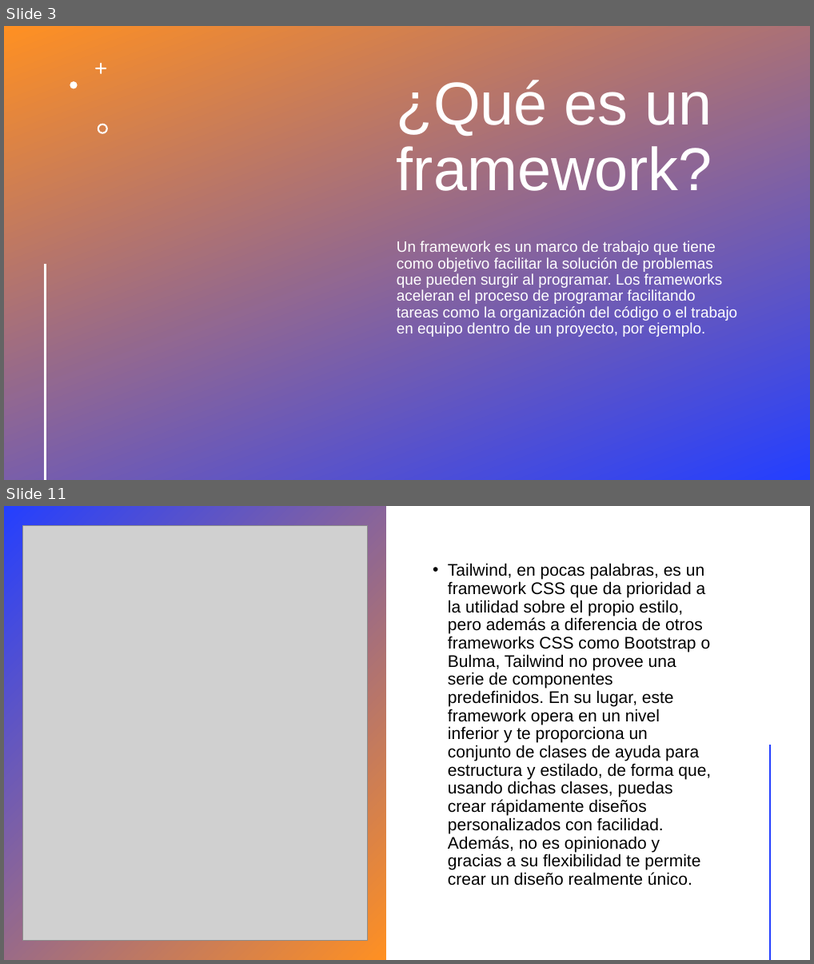
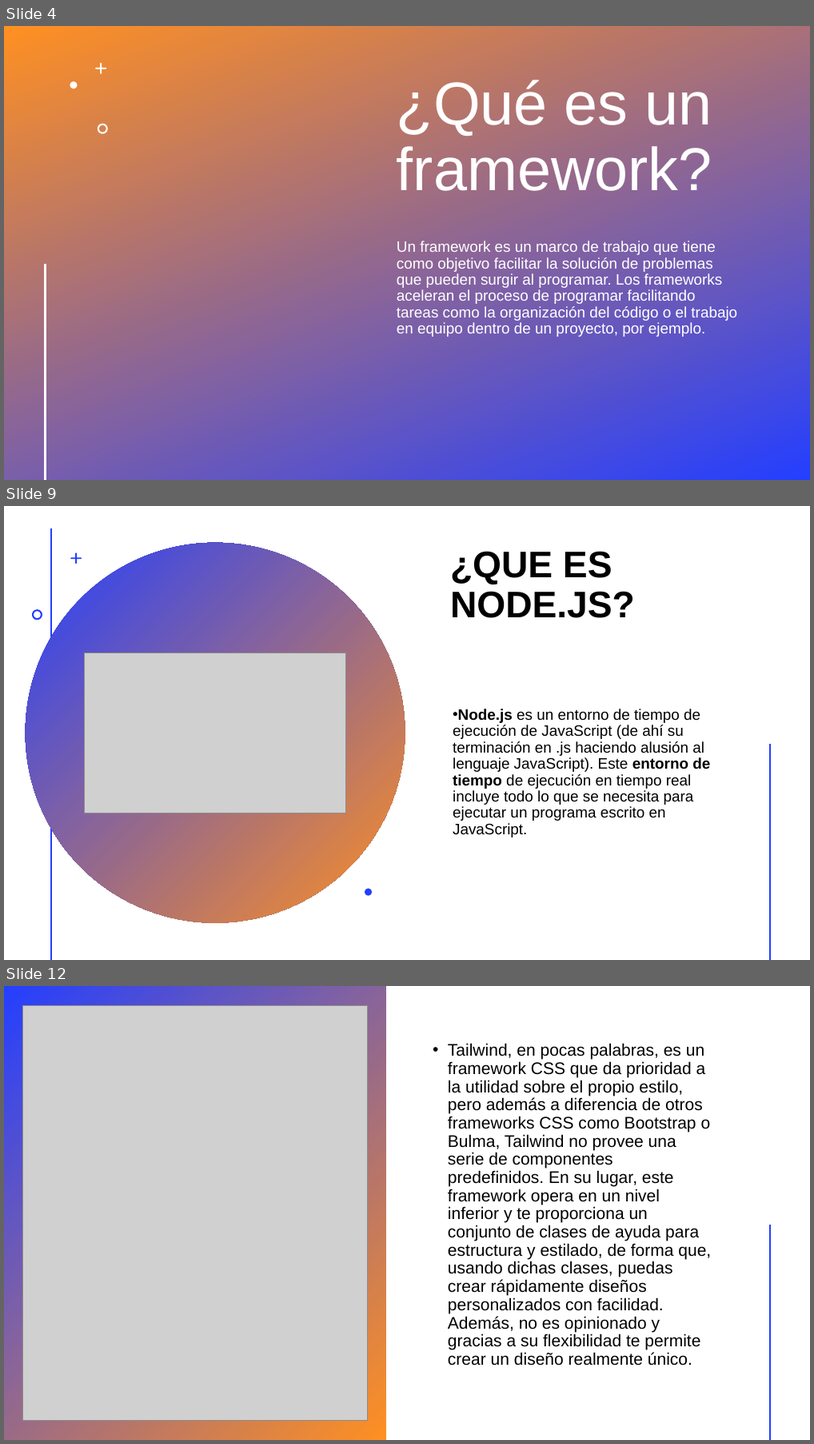
Before and after one commit to zonary123/tienda, a slide deck: Proyecto_CarlosVaralo.pptx. Shown one above the other, each under a label of ours: slides 3 and 11 before the commit, slides 4, 9 and 12 after it; the slides between them are not shown. The pictures are 814x964 and 814x1444 pixels, drawn with LibreOffice and Linux fonts; fonts in the diff are those of the drawing; grey boxes stand for pictures; background and template pictures are left out; a plain dark background stands for a picture behind light text. Boxes give left, top, right and bottom in pixels: in the first picture for what was removed or moved away, otherwise in the second. Text is boxed around its words. In the diff, an @@ line names an element or a change of style, - is before the commit and + after.

```diff
--- a/Proyecto_CarlosVaralo.pptx
+++ b/Proyecto_CarlosVaralo.pptx
@@ slide 9 added at (4, 506, 810, 960), background #FFFFFF; not listed: 1 template element that a slide beside it also shows @@
@@ ellipse added at (25, 543, 405, 923), fill gradient #243FFF to #FF9022 @@
@@ freeform shape added at (70, 552, 82, 564), fill #243FFF @@
@@ title added at (450, 551, 635, 618), 44 pt, text #000000, bold @@
+¿QUE ES NODE.JS?
@@ freeform shape added at (32, 609, 42, 620), fill #243FFF @@
@@ picture added at (85, 652, 346, 812) @@
@@ text added at (453, 708, 710, 837), 18 pt, text #000000 @@
+• Node.js es un entorno de tiempo de ejecución de JavaScript (de ahí su terminación en .js haciendo alusión al lenguaje JavaScript). Este entorno de tiempo de ejecución en tiempo real incluye todo lo que se necesita para ejecutar un programa escrito en JavaScript.
@@ line added from (770, 745) to (770, 959), #FF9022 2 pt @@
@@ freeform shape added at (365, 888, 372, 896), fill #243FFF @@
@@ what was slide 3 is now slide 4 @@
@@ what was slide 11 is now slide 12 @@
```
Also in this commit, not shown: 7 slides changed, 3 other slides added, 3 slides removed, 12 other files.
